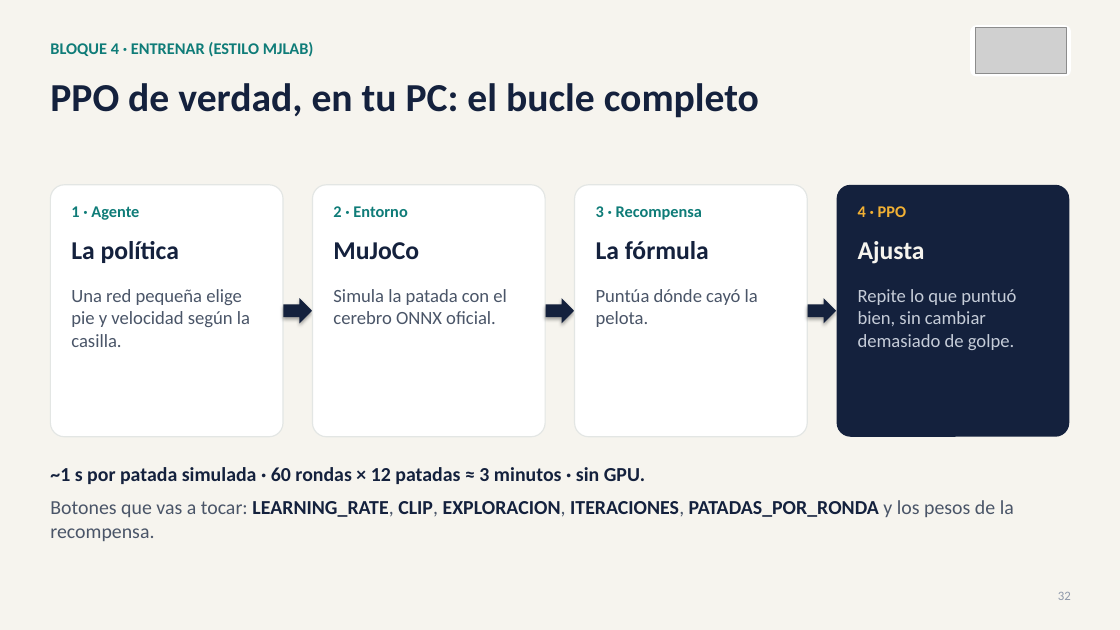
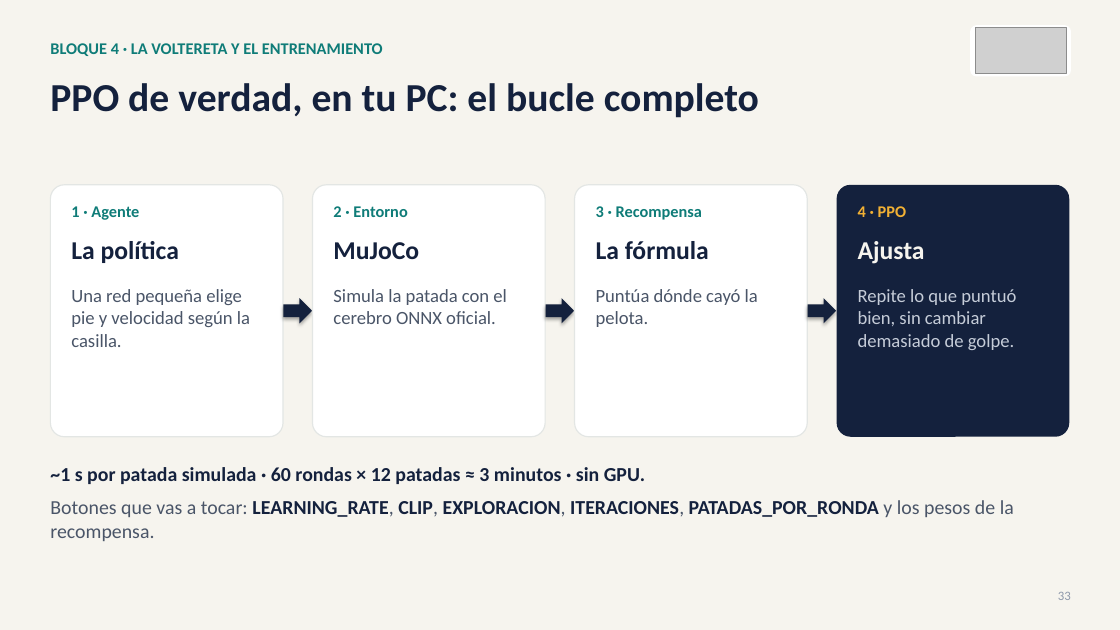
Before and after one commit to david2526IA/taller_microduck_windows, a slide deck: slide 33 of workshop-ia-fisica/presentaciones/Presentacion_03_taller_completo.pptx (slide 32 before the commit). Drawn at 1120x630 pixels with LibreOffice and Linux fonts; fonts in the diff are those of the drawing; grey boxes stand for pictures. Boxes give left, top, right and bottom in pixels: in the first picture for what was removed or moved away, otherwise in the second. Text is boxed around its words. In the diff, an @@ line names an element or a change of style, - is before the commit and + after.

```diff
--- a/workshop-ia-fisica/presentaciones/Presentacion_03_taller_completo.pptx
+++ b/workshop-ia-fisica/presentaciones/Presentacion_03_taller_completo.pptx
@@ text at (50, 43, 383, 56): text changed @@
-BLOQUE 4 · ENTRENAR (ESTILO MJLAB)
+BLOQUE 4 · LA VOLTERETA Y EL ENTRENAMIENTO
```
Also in this commit, not shown: 18 other slides changed, 1 slide added, 1 slide removed, 27 other files.
